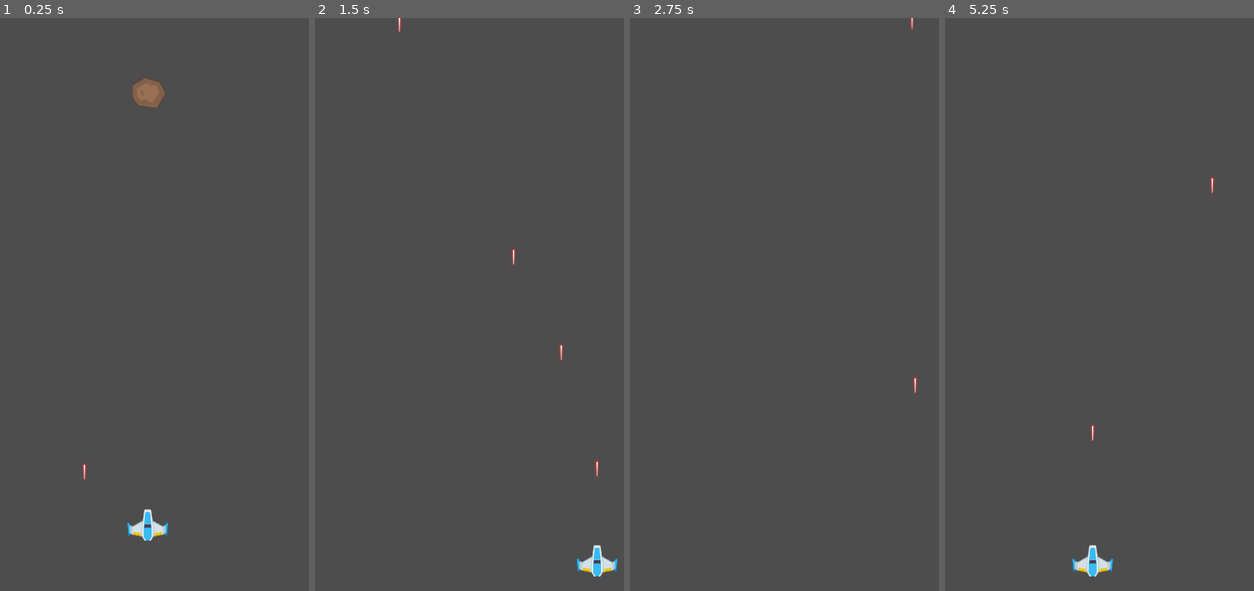
Above: before the commit, frames 1-4 (left to right).
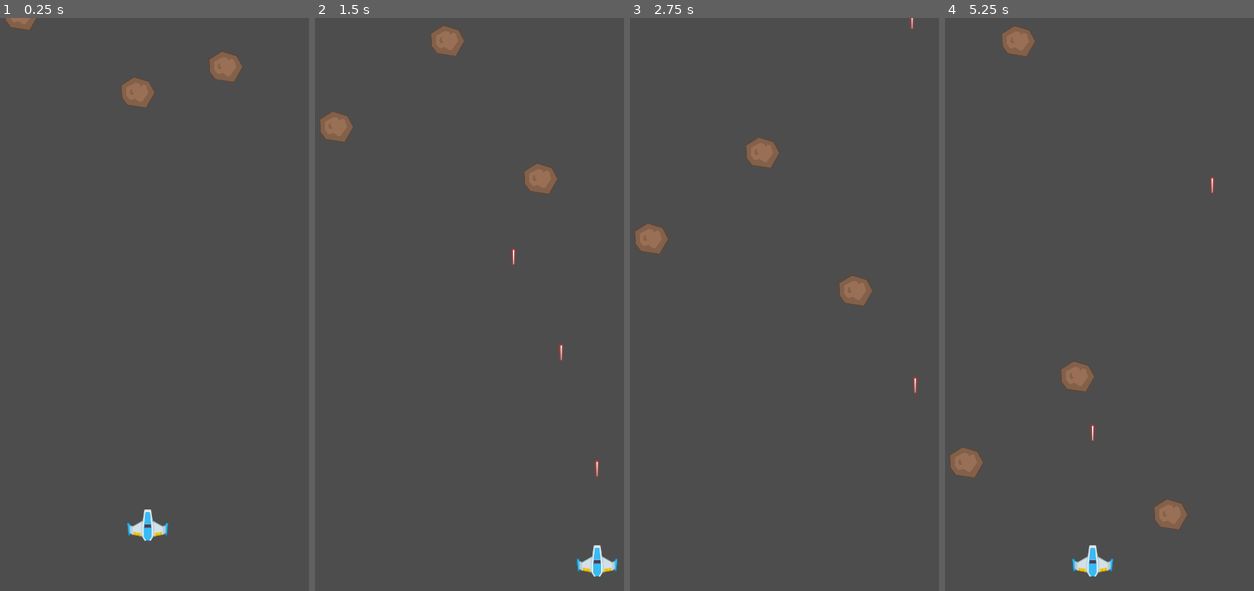
Above: after the commit, the same moments.

Repository: UnusualTitan711x/Stellar-Vortex
Game: Godot game, scene res://scenes/game.tscn
The game is run twice, just before and just after one commit, with the same random seed, the same clock (stepped at 60 frames per second) and the same inputs.
Inputs:
- Up to frame 1 (0.25 s): no input
- Up to frame 2 (1.5 s): tap Enter at 0.5 s; hold D (move_right) 0.53-1.28 s; hold Space (shoot) 0.53-1.28 s; hold S (move_down) from 1.28 s (still down); tap Space (shoot) at 1.35 s
- Up to frame 3 (2.75 s): release S (move_down) at 2.03 s; hold D (move_right) from 2.03 s (still down); hold Space (shoot) from 2.03 s (still down)
- Up to frame 4 (5.25 s): release D (move_right) at 2.78 s; release Space (shoot) at 2.78 s; hold W (move_up) 2.78-3.53 s; tap Space (shoot) at 2.85, 4.35 s; hold Space (shoot) 3.53-4.28 s; hold A (move_left) 3.53-5.03 s; hold S (move_down) from 5.03 s (still down); hold Space (shoot) from 5.03 s (still down)

The runs differ from the first frame. In frame 1, 1.0% of the frame differs, in the area x 1-79%, y 0-81%; in frame 2, 1.3%; in frame 3, 1.3%; in frame 4, 1.7%, in the area x 1-79%, y 1-90%.

Commit message:
Update game.tscn

Diff:
--- a/scenes/game.tscn
+++ b/scenes/game.tscn
@@ -1,8 +1,7 @@
-[gd_scene load_steps=5 format=3 uid="uid://6eskilvv7o4y"]
+[gd_scene load_steps=4 format=3 uid="uid://6eskilvv7o4y"]
 
 [ext_resource type="Script" path="res://scripts/game.gd" id="1_wcxds"]
 [ext_resource type="PackedScene" uid="uid://b07gbbjojviw7" path="res://scenes/player.tscn" id="2_dygiw"]
-[ext_resource type="PackedScene" uid="uid://bol1qc50pqq8t" path="res://scenes/laser.tscn" id="3_4i0s5"]
 [ext_resource type="PackedScene" uid="uid://bunsdh1flr7la" path="res://scenes/meteor.tscn" id="4_ot7am"]
 
 [node name="Game" type="Node2D"]
@@ -14,10 +13,22 @@
 [node name="PlayerSpawnPosition" type="Marker2D" parent="."]
 position = Vector2(270, 850)
 
-[node name="Laser" parent="." instance=ExtResource("3_4i0s5")]
-position = Vector2(164, 928)
-
 [node name="LaserContainer" type="Node2D" parent="."]
 
 [node name="Meteor" parent="." instance=ExtResource("4_ot7am")]
-position = Vector2(272, 88)
+position = Vector2(254, 87)
+
+[node name="Meteor5" parent="." instance=ExtResource("4_ot7am")]
+position = Vector2(422, -431)
+
+[node name="Meteor6" parent="." instance=ExtResource("4_ot7am")]
+position = Vector2(146, -749)
+
+[node name="Meteor2" parent="." instance=ExtResource("4_ot7am")]
+position = Vector2(59, -43)
+
+[node name="Meteor3" parent="." instance=ExtResource("4_ot7am")]
+position = Vector2(401, 44)
+
+[node name="Meteor4" parent="." instance=ExtResource("4_ot7am")]
+position = Vector2(245, -187)
